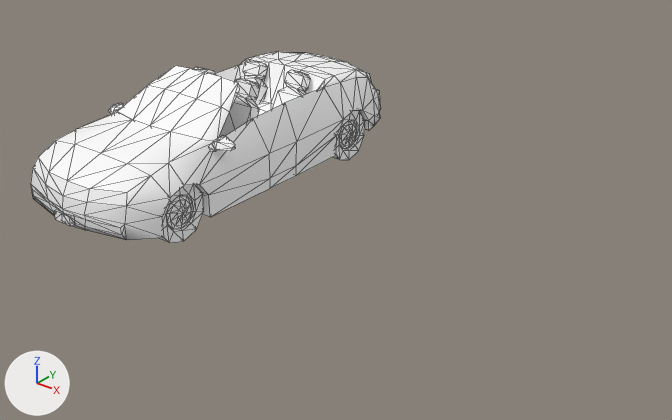
The glTF model EverythingLibraryBrowser/models/vehicles/vehicles-cars-convertible/vehicles-cars-convertible_v2.glb, before and after one commit.
One viewpoint serves both versions: a 50 mm lens placed at (7.42, -7.11, 4.52), pointed at (1.87, -0.17, 0.21). The axes (+X, +Y, +Z) are drawn at lower left. The lights are the same throughout. The picture after the commit comes second. Mesh edges are drawn as thin lines. Vertices at exactly the same position are counted once.

In view in the first picture: 'Convertible_v2'.
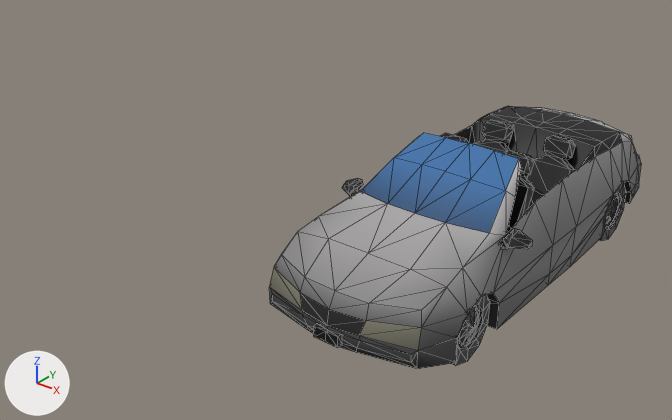
Where the change shows, as pixel boxes [x1, y1, x2, y2] in the pictures (672 x 420 px):
'Convertible_v2', reshaped, moved (8% narrower, 13% taller)
    before: [31, 51, 381, 243]
    after: [300, 133, 621, 351]
'Convertible_v2.001', added
    after: [269, 106, 641, 369]
part 1 of me_mesh_003, deleted
    before: [32, 60, 325, 235]
part 2 of me_mesh_003, deleted
    before: [31, 51, 381, 243]
part 3 of me_mesh_003, recoloured
    before: [148, 66, 357, 229]
    after: [394, 133, 618, 348]

Diff of the bpy script that builds the scene:
```diff
--- a/EverythingLibraryBrowser/models/vehicles/vehicles-cars-convertible/vehicles-cars-convertible_v2.glb.py
+++ b/EverythingLibraryBrowser/models/vehicles/vehicles-cars-convertible/vehicles-cars-convertible_v2.glb.py
@@ me_mesh_003 @@
 # used by ob_convertible_v2; location = (0.0, 0.0, 0.0)
-me_mesh_003.from_pydata(...)  # 814 vertices, 1329 faces; spans x -0.98..0.98, y -2.25..2.25, z 0.0..1.36
-me_mesh_003.materials.append(mat_mat_standard_058)
+me_mesh_003.from_pydata(...)  # 203 vertices, 316 faces; spans x -0.98..0.98, y -2.21..1.6, z 0.12..1.36
+# me_mesh_003 part 1: 15 loose pieces with 210 vertices, spanning x -0.98..0.98, y -2.25..2.25, z 0.29..1.28, are deleted
+# me_mesh_003 part 2: 401 vertices removed from x -0.98..0.98, y -2.23..2.24, z 0.0..1.12
+# me_mesh_003 part 3: 212 kept faces spanning x -0.85..0.85, y -1.57..1.58, z 0.14..1.36 get new vertex colours; the middle colour goes from white #ffffff to black #000000
 me_mesh_003.materials.append(mat_mat_refl_034)
@@ me_mesh_004 @@
+me_mesh_004.from_pydata(...)  # 611 vertices, 1013 faces; spans x -0.98..0.98, y -2.25..2.25, z 0.0..1.28
+me_mesh_004.materials.append(mat_mat_standard_058)
@@ ob_convertible_v2 @@
 ob_convertible_v2 = bpy.data.objects.new('Convertible_v2', me_mesh_003)
-ob_convertible_v2.location = (0.0, 0.0, 0.0)
+ob_convertible_v2.location = (3.428, 0.0, 0.0)
@@ ob_convertible_v2_001 @@
+ob_convertible_v2_001 = bpy.data.objects.new('Convertible_v2.001', me_mesh_004)
+ob_convertible_v2_001.location = (3.428, 0.0, 0.0)
```
